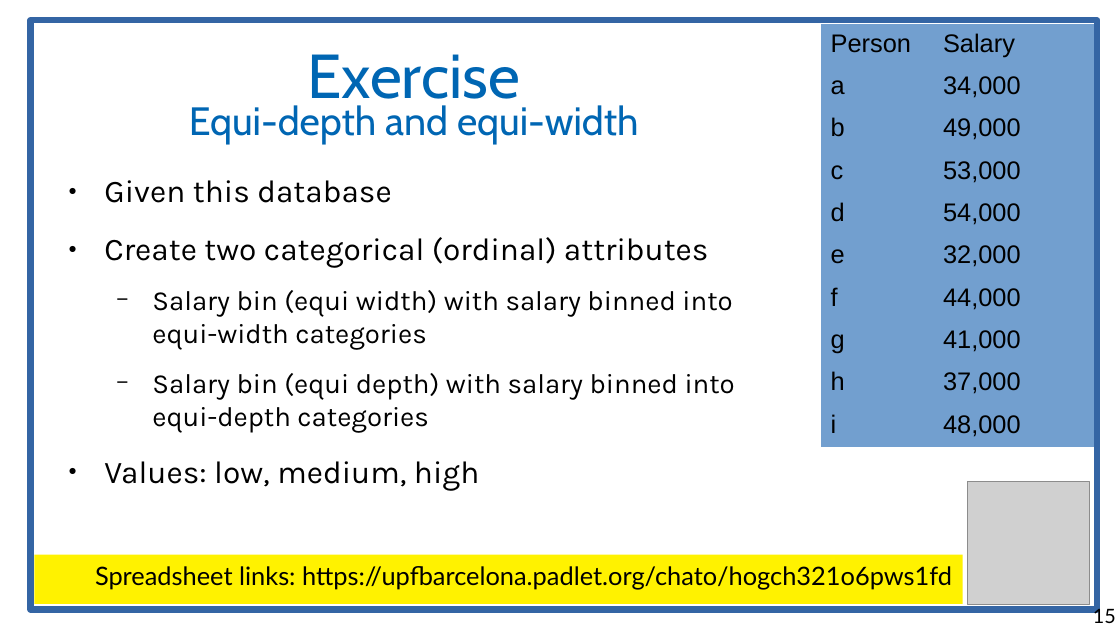
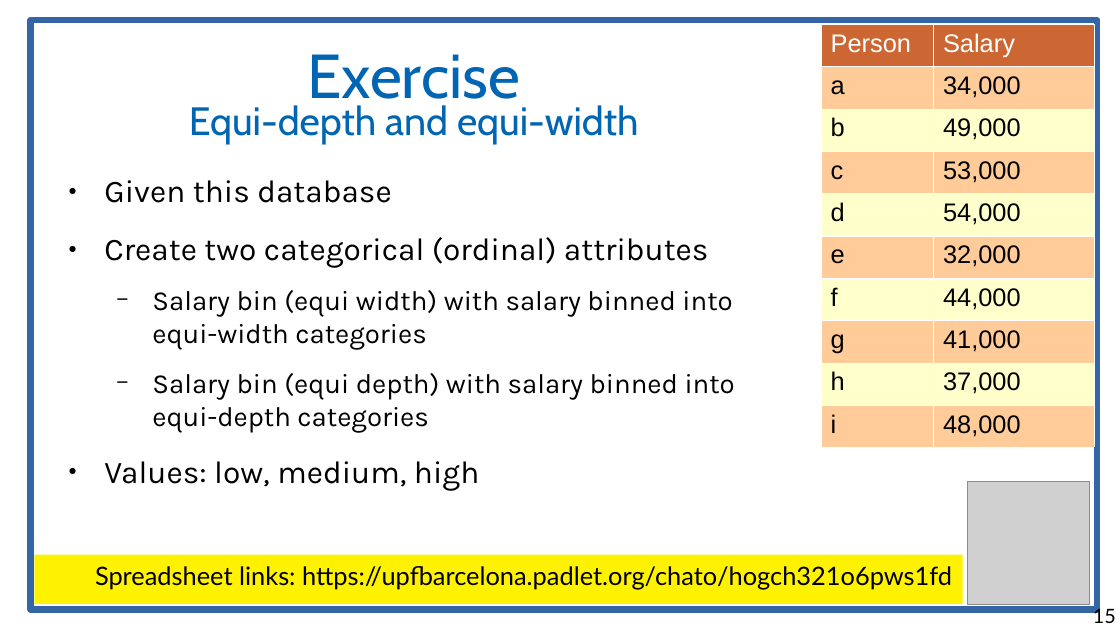
Before and after one commit to chatox/data-mining-course, a slide deck: slide 15 of theory/odp/tt03_data_types.odp. Drawn at 1120x630 pixels with LibreOffice and Linux fonts; fonts in the diff are those of the drawing; grey boxes stand for pictures. Boxes give left, top, right and bottom in pixels: in the first picture for what was removed or moved away, otherwise in the second. Text is boxed around its words. In the diff, an @@ line names an element or a change of style, - is before the commit and + after.

```diff
--- a/theory/odp/tt03_data_types.odp
+++ b/theory/odp/tt03_data_types.odp
@@ table at (821, 24, 1095, 447) @@
@@ fill #729FCF to #CC6633 in row 1 @@
@@ fill #729FCF to #FFCC99 in 10 cells @@
@@ fill #729FCF to #FFFFCC in 8 cells @@
@@ text colour #000000 to #FFFFFF in "Person", "Salary" @@
@@ borders changed @@
```
Also in this commit, not shown: 3 other slides changed, 10 other files.
